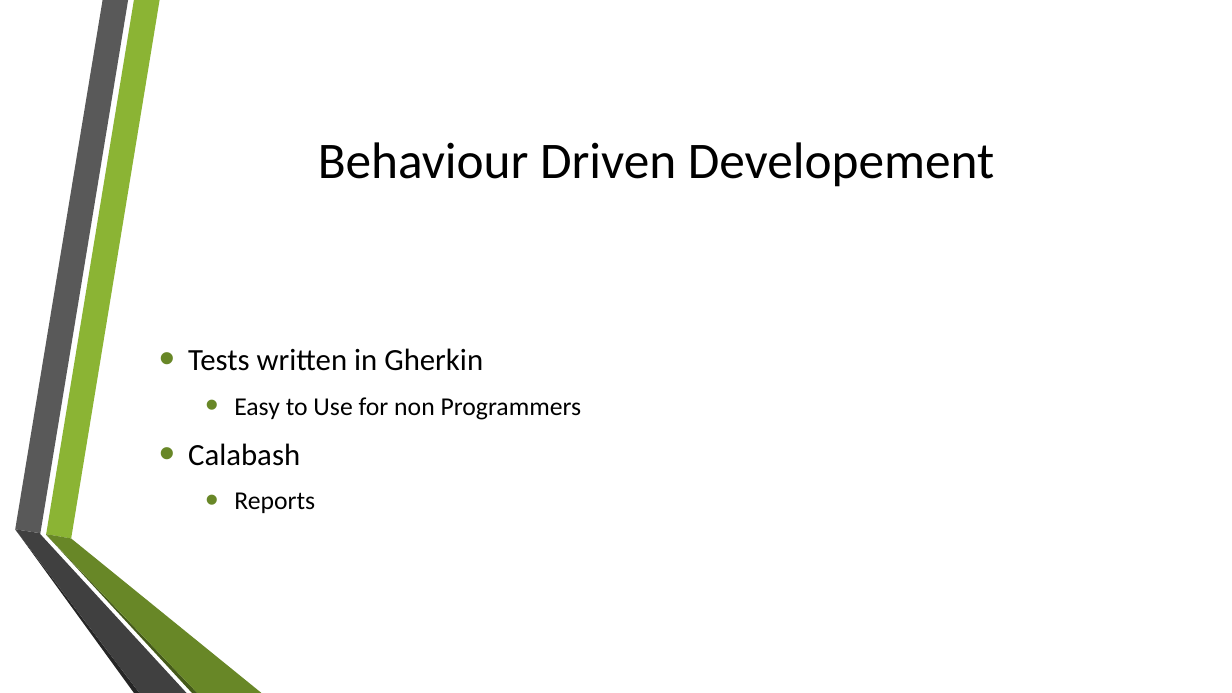
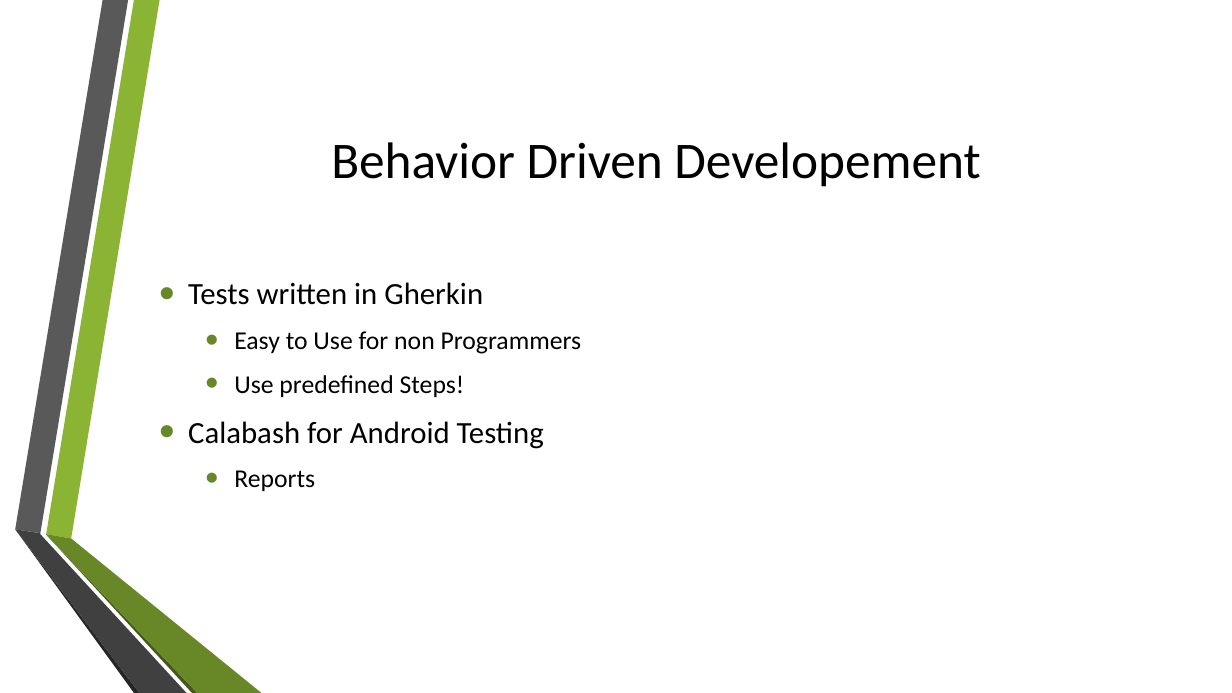
Before and after one commit to GamingBets/documents, a slide deck: slide 10 of Gaming-Bets.pptx (slide 8 before the commit). Drawn at 1232x693 pixels with LibreOffice and Linux fonts; fonts in the diff are those of the drawing; background and template pictures are left out. Boxes give left, top, right and bottom in pixels: in the first picture for what was removed or moved away, otherwise in the second. Text is boxed around its words. In the diff, an @@ line names an element or a change of style, - is before the commit and + after.

Commit message:
Presentation II

```diff
--- a/Gaming-Bets.pptx
+++ b/Gaming-Bets.pptx
@@ title at bbox=[331, 142, 980, 187]: text changed @@
-Behaviour Driven Developement
+Behavior Driven Developement
@@ text "Tests written in Gherkin" at bbox=[188, 282, 582, 491]: vertical alignment middle to top @@
@@ text at bbox=[188, 375, 544, 449]: text changed @@
-• Calabash
+  • Use predefined Steps!
+• Calabash for Android Testing
```
Also in this commit, not shown: 4 other slides changed, 3 slides added.
